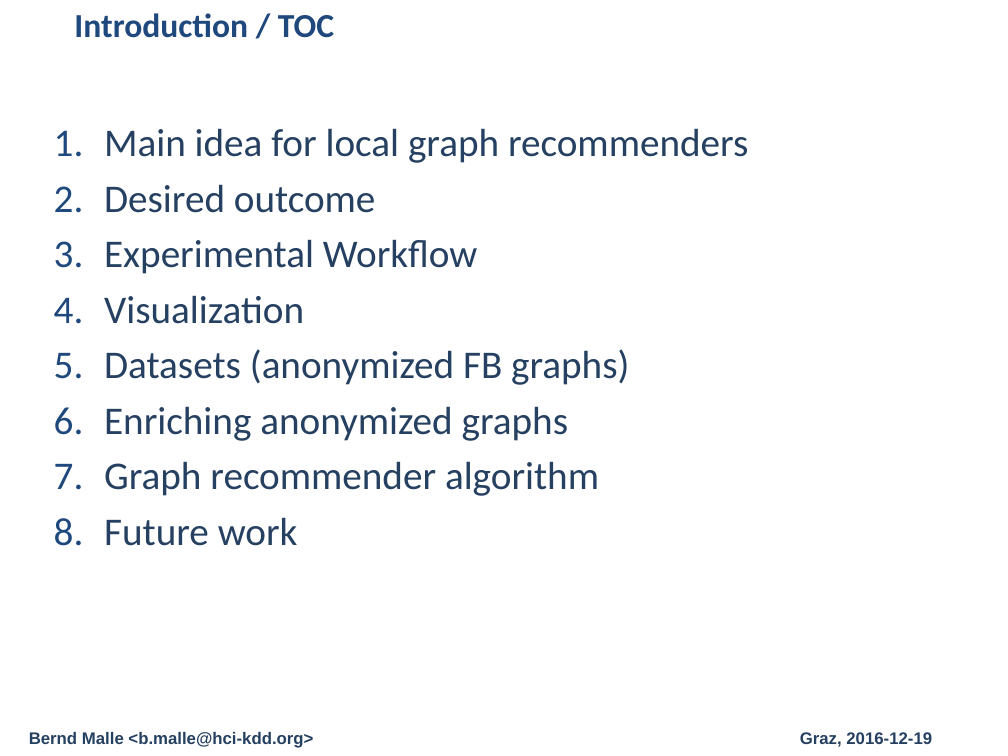
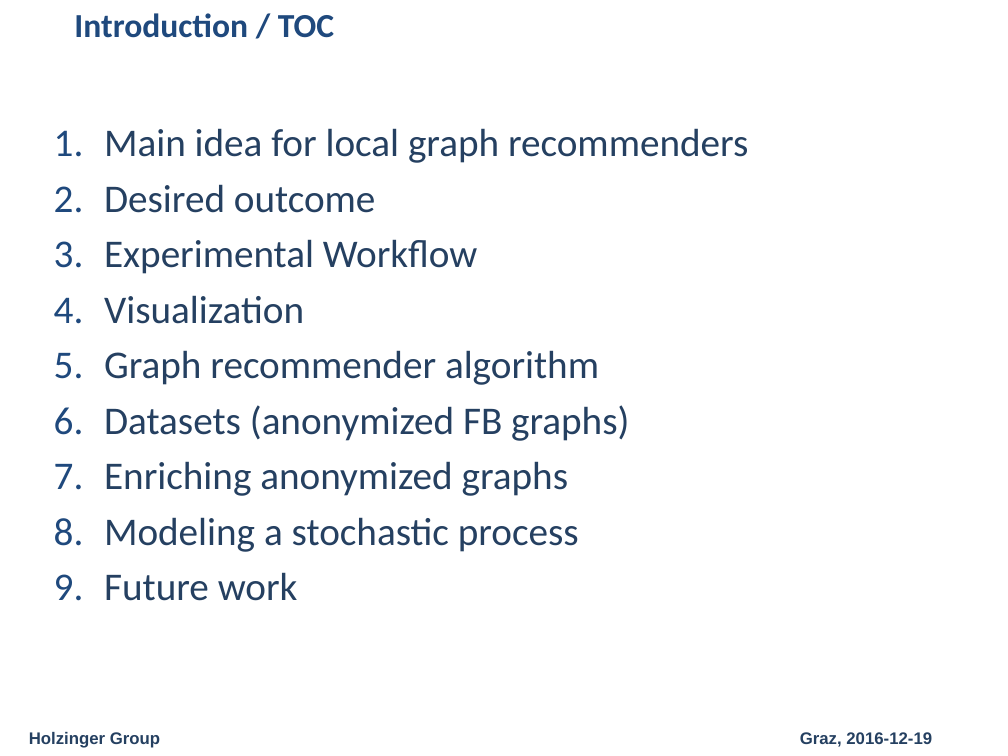
Before and after one commit to cassinius/phd-presentations, a slide deck: slide 2 of 2016/graph_recommender_presentation_20161219/Graph_Recommender_Presentation.pptx. Drawn at 1008x756 pixels with LibreOffice and Linux fonts; fonts in the diff are those of the drawing; background and template pictures are left out. Boxes give left, top, right and bottom in pixels: in the first picture for what was removed or moved away, otherwise in the second. Text is boxed around its words. In the diff, an @@ line names an element or a change of style, - is before the commit and + after.

```diff
--- a/2016/graph_recommender_presentation_20161219/Graph_Recommender_Presentation.pptx
+++ b/2016/graph_recommender_presentation_20161219/Graph_Recommender_Presentation.pptx
@@ text at [104, 350, 599, 385]: paragraph added @@
+5. Graph recommender algorithm
@@ text at [104, 517, 579, 552]: text changed @@
-7. Graph recommender algorithm
+8. Modeling a stochastic process
@@ text at [29, 732, 160, 748]: text changed @@
-Bernd Malle <b.malle@hci-kdd.org>
+Holzinger Group
```
Also in this commit, not shown: 11 other slides changed, 2 slides added, 11 other files.
